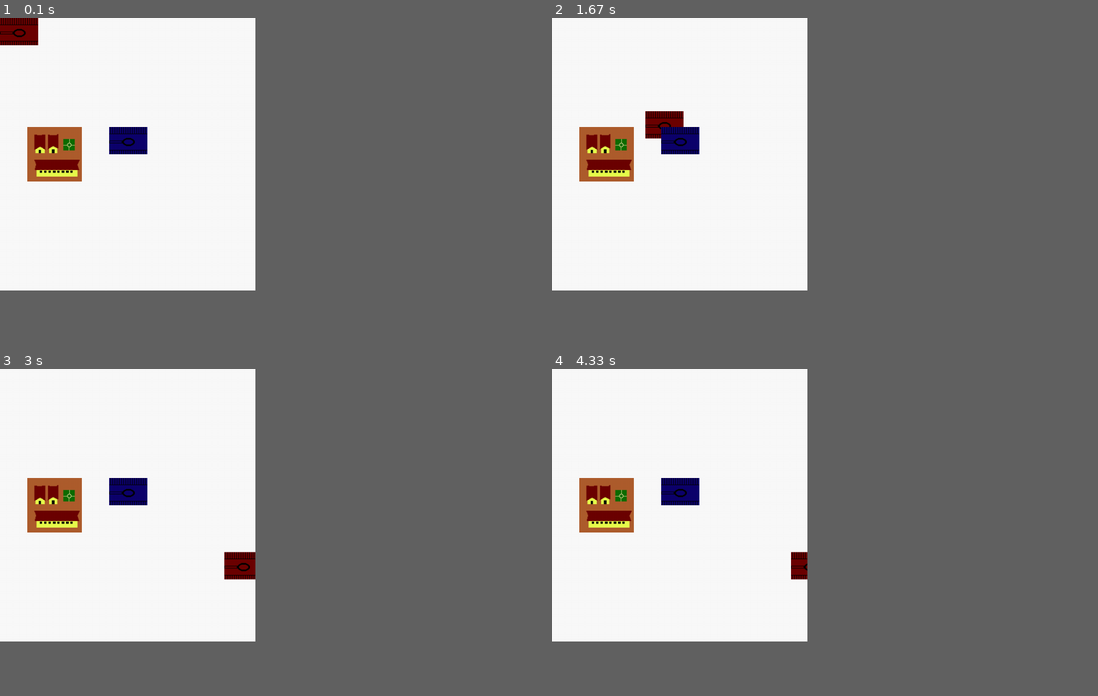
Above: before the commit, frames 1-4 (two rows, left to right).
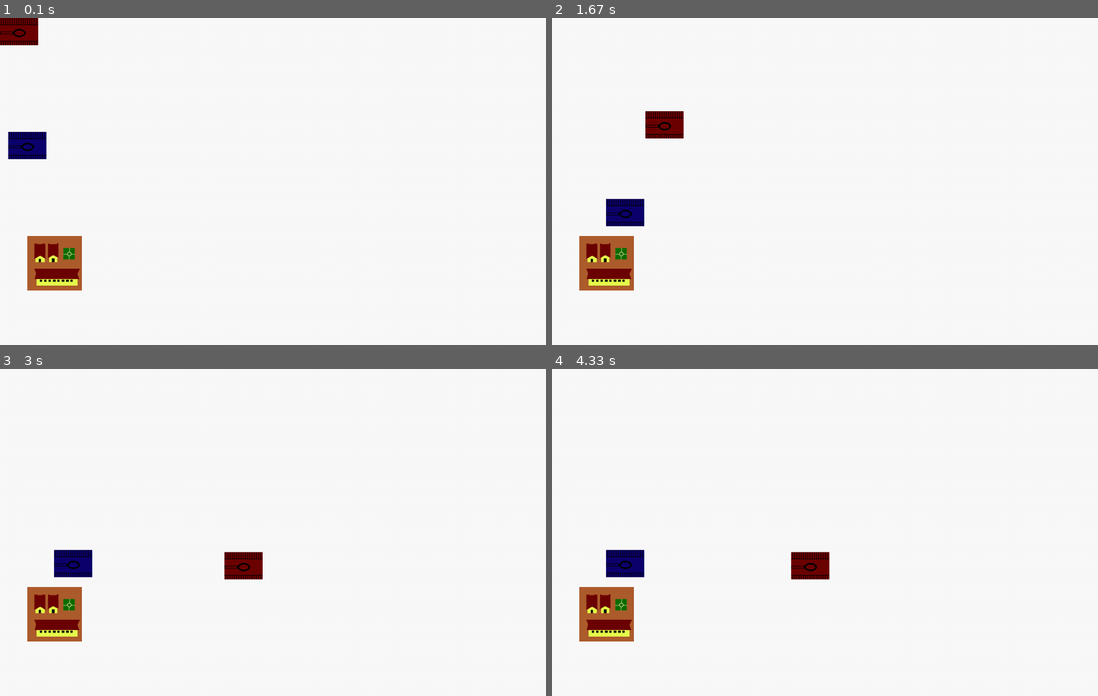
Above: after the commit, the same moments.

Repository: gamesketches/strataGem
Game: pygame game, started from main.py
The game is run twice, just before and just after one commit, with the same random seed, the same clock (stepped at 60 frames per second) and the same inputs. The source is Python 2; it was converted automatically to run under Python 3.
Inputs (mouse positions are in pixels of both pictures, inside the frame that each line leads up to):
- Up to frame 1 (0.1 s): no input
- Up to frame 2 (1.67 s): click (568, 31) at 0.38 s; click (825, 201) at 0.72 s
- Up to frame 3 (3 s): no input
- Up to frame 4 (4.33 s): no input
In our replay, the window is 421x450 before the commit and 900x540 after it. These sizes can differ from the game's own. Grey fills any space a smaller window leaves; there, only what the larger window draws over its background counts as a difference.

The runs differ from the first frame. In frame 1, 4.2% of the frame differs, in the area x 1-27%, y 33-84%; in frame 2, 4.5%; in frame 3, 4.6%; in frame 4, 4.9%, in the area x 5-51%, y 33-84%.

Commit message:
Added in a bunch of code. Some AI stuff for the enemy tanks and the rest just interaction code for moving to targets and shit. I think the game is basically code complete at this point

Diff:
--- a/main.py
+++ b/main.py
@@ -63,6 +63,10 @@
         else:
             return False
 
+    def update(self):
+        self.position.x = self.rect.center[0]
+        self.position.y = self.rect.center[1]
+
 
 class Tank(pygame.sprite.Sprite):
     """Main unit of the game, gets selected when clicked on, and moves"""
@@ -85,6 +89,8 @@
         self.position.x = self.rect.center[0]
         self.position.y = self.rect.center[1]
         if self.attacking:
+            if distance(self.position, self.target.position) >= 100:
+                self.attacking = False
             self.attackTarget()
         elif self.target:
 
@@ -93,8 +99,9 @@
                     self.pressForward()
                 else:
                     self.target = None
+                    print "finished moving"
             else:
-                if distance(self.position, self.target.position) >= 40:
+                if distance(self.position, self.target.position) >= 100:
                     self.pressForward()
                 else:
                     print "Engaging"
@@ -138,13 +145,23 @@
                 self.target = None
                 self.attacking = False
                 self.reloadTime = self.attackDelay
+            else:
+                print "Did it hit?"
+
+    def acquireTarget(self, newTarget):
+        if type(newTarget) is Tank or type(newTarget) is Town:
+            self.attacking = False
+            self.target = newTarget
+        elif type(newTarget) is Point:
+            self.attacking = False
+            self.target = newTarget
 
 def main():
 
     #Initialize Everything
     pygame.init()
-    screen = pygame.display.set_mode((468, 500))
-    pygame.display.set_caption('Monkey Fever')
+    screen = pygame.display.set_mode((1000, 600))
+    pygame.display.set_caption('Strata Gem')
 
     #Create the background
     background = pygame.Surface(screen.get_size())
@@ -163,9 +180,10 @@
     #Prepare Game Objects
     tank = Tank(True)
     enemyTank = Tank(False)
-    enemyTank.rect = enemyTank.rect.move(200,200)
+    enemyTank.rect = enemyTank.rect.move(0,200)
     town = Town()
-    town.rect = town.rect.move(50, 200)
+    town.rect = town.rect.move(50, 400)
+    enemyTank.target = town
     allsprites = pygame.sprite.Group(tank, enemyTank, town)
     clock = pygame.time.Clock()
 
@@ -190,11 +208,13 @@
                                 selectedSomething = True
                                 break
                         else:
+                            curSelected.attacking = False
                             curSelected.target = i
                             curSelected = None
                             selectedSomething = True
                             break
                 if not selectedSomething and curSelected is not None:
+                    curSelected.attacking = False
                     curSelected.target = Point(pygame.mouse.get_pos()[0], pygame.mouse.get_pos()[1])
                     curSelected = None
 
